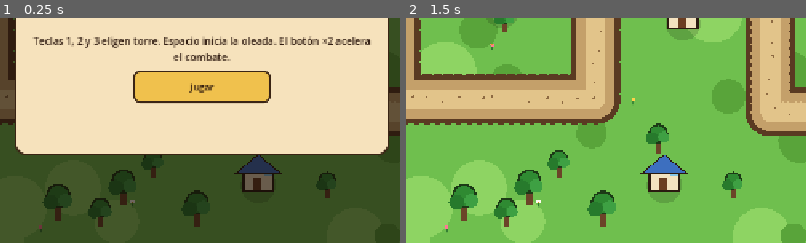
Above: before the commit, frames 1-2 (left to right).
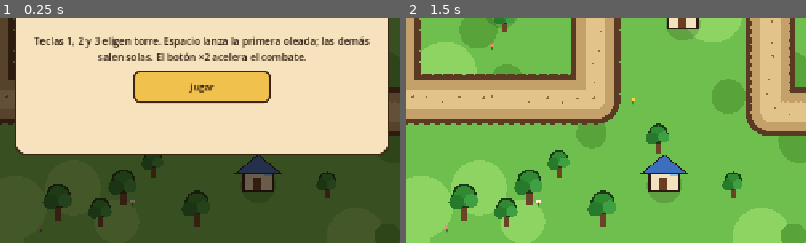
Above: after the commit, the same moments.

Repository: davidquirossoltero-commits/humanos-vs-goblins
Game: Godot game, scene res://scenes/main.tscn
The game is run twice, just before and just after one commit, with the same random seed, the same clock (stepped at 60 frames per second) and the same inputs.
Inputs:
- Up to frame 1 (0.25 s): no input
- Up to frame 2 (1.5 s): click "Jugar" at 0.5 s; click "Iniciar oleada" at 1.25 s
The pictures show only the part of the screen within x 25-75%, y 50-100%; the shares and areas given below are measured in that part.

The runs differ from the first frame. In frame 1, 2.8% of the frame differs, in the area x 8-93%, y 8-20%; in frame 2, nothing differs.

Commit message:
Hace que el sonido suene y que las oleadas se encadenen.
El audio pasa a un generador que el navegador sí reproduce, y cada oleada siguiente arranca sola a los cuatro segundos.

Co-authored-by: david.quiros.soltero <david.quiros.soltero@gmail.com>

Diff:
--- a/scripts/game_world.gd
+++ b/scripts/game_world.gd
@@ -38,6 +38,9 @@
 var toast_until := 0
 var banner_text := ""
 var banner_until := 0
+var auto_next_at := -1.0
+
+const WAVE_BREATHER := 4.0
 
 var _next := 1
 var _pending_dead: Array = []
@@ -106,6 +109,7 @@
 	selected_id = -1
 	toast_text = ""
 	banner_text = ""
+	auto_next_at = -1.0
 	_pending_dead.clear()
 	_pending_spawns.clear()
 	sfx.unlock()
@@ -240,6 +244,7 @@
 	spawn_i = 0
 	wave_time = 0.0
 	phase = "combat"
+	auto_next_at = -1.0
 	banner_text = ""
 	sfx.play("wave")
 	changed.emit()
@@ -266,7 +271,16 @@
 	if index < 0 or index >= catalog.waves.size():
 		return ""
 	var prefix := "En curso: " if phase == "combat" else "Siguiente: "
+	var wait := seconds_until_next()
+	if wait >= 0:
+		prefix = "Siguiente en %d s: " % wait
 	return prefix + WaveLogic.describe(catalog.waves[index], catalog.enemies)
+
+
+func seconds_until_next() -> int:
+	if phase != "ready" or auto_next_at < 0.0:
+		return -1
+	return maxi(int(ceil(auto_next_at - now)), 0)
 
 
 func current_toast() -> String:
@@ -309,6 +323,8 @@
 
 func _tick(dt: float) -> void:
 	now += dt
+	if phase == "ready" and auto_next_at >= 0.0 and now >= auto_next_at:
+		start_wave()
 	if phase == "combat":
 		_spawn_due()
 		wave_time += dt
@@ -553,8 +569,9 @@
 		sfx.play("win")
 	else:
 		phase = "ready"
-		banner_text = "Oleada %d superada. +%d de oro." % [wave_number, bonus]
-		banner_until = Time.get_ticks_msec() + 2400
+		auto_next_at = now + WAVE_BREATHER
+		banner_text = "Oleada %d superada. +%d de oro. La siguiente sale sola." % [wave_number, bonus]
+		banner_until = Time.get_ticks_msec() + 3200
 		sfx.play("wave")
 		changed.emit()
 
--- a/scripts/hud.gd
+++ b/scripts/hud.gd
@@ -73,8 +73,16 @@
 	lives_label.add_theme_color_override("font_color", Color("ffb0a4") if world.lives <= 10 else Color("ffe7b8"))
 	wave_label.text = world.wave_label()
 	preview_label.text = world.preview_text()
-	start_button.disabled = world.phase != "ready"
-	start_button.text = "Oleada en curso" if world.phase == "combat" else "Iniciar oleada"
+	var wait := world.seconds_until_next()
+	if world.phase == "combat":
+		start_button.disabled = true
+		start_button.text = "Oleada en curso"
+	elif wait >= 0:
+		start_button.disabled = false
+		start_button.text = "Adelantar (%d s)" % wait
+	else:
+		start_button.disabled = world.phase != "ready"
+		start_button.text = "Iniciar oleada"
 	speed_button.text = "×%d" % world.speed
 	sound_button.text = "Sonido" if world.sfx.enabled else "Mudo"
 	cancel_button.visible = world.placing != ""
@@ -297,7 +305,7 @@
 		return "La aldea está a salvo. Los goblins huyeron al bosque.\nVidas restantes: %d · Oro: %d" % [world.lives, world.gold]
 	if world.phase == "lost":
 		return "Los goblins derribaron la puerta. La aldea ha caído.\nCaíste en la oleada %d." % maxi(world.wave_number, 1)
-	return "Los goblins marchan hacia la puerta del castillo. Elige una torre, toca el prado y resiste 10 oleadas.\n\nTeclas 1, 2 y 3 eligen torre. Espacio inicia la oleada. El botón ×2 acelera el combate."
+	return "Los goblins marchan hacia la puerta del castillo. Elige una torre, toca el prado y resiste 10 oleadas.\n\nTeclas 1, 2 y 3 eligen torre. Espacio lanza la primera oleada; las demás salen solas. El botón ×2 acelera el combate."
 
 
 func _on_overlay_button() -> void:
--- a/scripts/sfx.gd
+++ b/scripts/sfx.gd
@@ -1,49 +1,112 @@
 class_name SfxBank
 extends Node
 
+## Mezcla los efectos en un generador de audio. En la web, los WAV creados
+## en código no suenan; este camino sí, y se reanuda con el primer clic.
+
 var enabled := true
-var _players: Array[AudioStreamPlayer] = []
-var _streams: Dictionary = {}
-var _cursor := 0
+var _player: AudioStreamPlayer
+var _playback: AudioStreamGeneratorPlayback
+var _voices: Array = []
+var _rate := 22050.0
+var _rng := RandomNumberGenerator.new()
 
 
 func _ready() -> void:
 	if DisplayServer.get_name() == "headless":
 		enabled = false
+		set_process(false)
 		return
-	_streams = {
-		"arrow": _tone(740.0, 0.06, 0),
-		"orb": _sweep(380.0, 820.0, 0.16),
-		"shell": _noise(0.16),
-		"pop": _tone(220.0, 0.07, 2),
-		"leak": _sweep(180.0, 70.0, 0.2),
-		"buy": _tone(520.0, 0.05, 0),
-		"error": _sweep(200.0, 90.0, 0.12),
-		"wave": _tone(330.0, 0.1, 0),
-		"win": _melody([523.0, 659.0, 784.0, 1046.0], 0.14),
-		"lose": _melody([392.0, 330.0, 262.0, 196.0], 0.16),
-		"silent": _tone(40.0, 0.02, 2),
-	}
-	for _i in 10:
-		var player := AudioStreamPlayer.new()
-		add_child(player)
-		_players.append(player)
+	var generator := AudioStreamGenerator.new()
+	generator.mix_rate = _rate
+	generator.buffer_length = 0.25
+	_player = AudioStreamPlayer.new()
+	_player.stream = generator
+	_player.volume_db = 0.0
+	add_child(_player)
+	_rng.seed = 17
+
+
+func _process(_delta: float) -> void:
+	if not enabled:
+		return
+	_ensure_playing()
+	if _playback == null:
+		return
+	var available := _playback.get_frames_available()
+	var count := mini(available, 2048)
+	for _i in count:
+		var sample := 0.0
+		var alive: Array = []
+		for voice in _voices:
+			var age := float(voice.age)
+			var dur := float(voice.dur)
+			age += 1.0 / _rate
+			voice.age = age
+			if age >= dur:
+				continue
+			alive.append(voice)
+			if age < 0.0:
+				continue
+			var sounded := age
+			var t := sounded / dur
+			var env := 1.0 - t
+			if age < 0.006:
+				env *= age / 0.006
+			var freq := lerpf(float(voice.freq), float(voice.freq_to), t)
+			var shaped := 0.0
+			if int(voice.shape) == 1:
+				shaped = _rng.randf_range(-1.0, 1.0)
+			else:
+				voice.phase = float(voice.phase) + TAU * freq / _rate
+				var sine := sin(float(voice.phase))
+				shaped = (1.0 if sine >= 0.0 else -1.0) if int(voice.shape) == 0 else sine
+			sample += shaped * env * float(voice.amp)
+		_voices = alive
+		sample = clampf(sample, -1.0, 1.0)
+		_playback.push_frame(Vector2(sample, sample))
 
 
 func unlock() -> void:
-	play("silent")
+	_resume_web_audio()
+	_ensure_playing()
+	_add(660.0, 740.0, 0.09, 0.42, 2, 0.0)
 
 
 func play(kind: String) -> void:
-	if not enabled or _players.is_empty():
+	if not enabled:
 		return
-	var stream: AudioStream = _streams.get(kind)
-	if stream == null:
-		return
-	var player := _players[_cursor % _players.size()]
-	_cursor += 1
-	player.stream = stream
-	player.play()
+	_ensure_playing()
+	match kind:
+		"arrow":
+			_add(920.0, 420.0, 0.07, 0.38, 0, 0.0)
+		"orb":
+			_add(380.0, 980.0, 0.2, 0.46, 2, 0.0)
+		"shell":
+			_add(140.0, 70.0, 0.22, 0.62, 1, 0.0)
+		"pop":
+			_add(640.0, 180.0, 0.09, 0.4, 2, 0.0)
+		"leak":
+			_add(220.0, 70.0, 0.24, 0.5, 0, 0.0)
+		"buy":
+			_add(520.0, 780.0, 0.07, 0.36, 0, 0.0)
+		"error":
+			_add(240.0, 90.0, 0.16, 0.42, 0, 0.0)
+		"wave":
+			_add(392.0, 392.0, 0.12, 0.4, 2, 0.0)
+			_add(523.0, 523.0, 0.16, 0.4, 2, 0.1)
+		"win":
+			_add(523.0, 523.0, 0.16, 0.42, 2, 0.0)
+			_add(659.0, 659.0, 0.16, 0.42, 2, 0.14)
+			_add(784.0, 784.0, 0.16, 0.42, 2, 0.28)
+			_add(1046.0, 1046.0, 0.28, 0.46, 2, 0.42)
+		"lose":
+			_add(392.0, 330.0, 0.18, 0.42, 2, 0.0)
+			_add(262.0, 196.0, 0.32, 0.42, 2, 0.16)
+		"silent":
+			pass
+		_:
+			_add(440.0, 440.0, 0.08, 0.35, 2, 0.0)
 
 
 func shoot(kind: String) -> void:
@@ -56,86 +119,40 @@
 			play("arrow")
 
 
-func _make(frames: PackedByteArray, rate: int = 22050) -> AudioStreamWAV:
-	var stream := AudioStreamWAV.new()
-	stream.format = AudioStreamWAV.FORMAT_16_BITS
-	stream.mix_rate = rate
-	stream.stereo = false
-	stream.data = frames
-	return stream
+func _ensure_playing() -> void:
+	if _player == null:
+		return
+	if not _player.playing:
+		_player.play()
+	if _playback == null:
+		_playback = _player.get_stream_playback() as AudioStreamGeneratorPlayback
 
 
-func _pack(samples: PackedFloat32Array) -> PackedByteArray:
-	var data := PackedByteArray()
-	data.resize(samples.size() * 2)
-	for i in samples.size():
-		var sample := int(clampf(samples[i], -1.0, 1.0) * 32767.0)
-		data[i * 2] = sample & 255
-		data[i * 2 + 1] = (sample >> 8) & 255
-	return data
+func _resume_web_audio() -> void:
+	if not OS.has_feature("web"):
+		return
+	JavaScriptBridge.eval("""
+		try {
+			if (typeof GodotAudio !== 'undefined' && GodotAudio.ctx && GodotAudio.ctx.state !== 'running') {
+				GodotAudio.ctx.resume();
+			}
+		} catch (e) {}
+	""", true)
+	var master := AudioServer.get_bus_index("Master")
+	if master >= 0:
+		AudioServer.set_bus_mute(master, false)
+		AudioServer.set_bus_volume_db(master, 0.0)
 
 
-func _tone(freq: float, dur: float, wave: int) -> AudioStreamWAV:
-	var rate := 22050
-	var n := maxi(int(float(rate) * dur), 1)
-	var samples := PackedFloat32Array()
-	samples.resize(n)
-	var phase := 0.0
-	var step := TAU * freq / float(rate)
-	for i in n:
-		var env := 1.0 - float(i) / float(n)
-		var s := sin(phase)
-		if wave == 0:
-			s = 1.0 if sin(phase) >= 0.0 else -1.0
-		elif wave == 1:
-			s = fposmod(phase / TAU, 1.0) * 2.0 - 1.0
-		samples[i] = s * env * 0.18
-		phase += step
-	return _make(_pack(samples), rate)
-
-
-func _sweep(freq_a: float, freq_b: float, dur: float) -> AudioStreamWAV:
-	var rate := 22050
-	var n := maxi(int(float(rate) * dur), 1)
-	var samples := PackedFloat32Array()
-	samples.resize(n)
-	var phase := 0.0
-	for i in n:
-		var t := float(i) / float(n)
-		var freq := lerpf(freq_a, freq_b, t)
-		phase += TAU * freq / float(rate)
-		var env := 1.0 - t
-		samples[i] = sin(phase) * env * 0.2
-	return _make(_pack(samples), rate)
-
-
-func _noise(dur: float) -> AudioStreamWAV:
-	var rate := 22050
-	var n := maxi(int(float(rate) * dur), 1)
-	var rng := RandomNumberGenerator.new()
-	rng.seed = 11
-	var samples := PackedFloat32Array()
-	samples.resize(n)
-	var acc := 0.0
-	for i in n:
-		var t := float(i) / float(n)
-		acc = lerpf(acc, rng.randf_range(-1.0, 1.0), 0.35)
-		samples[i] = acc * (1.0 - t) * 0.45
-	return _make(_pack(samples), rate)
-
-
-func _melody(notes: Array, note_dur: float) -> AudioStreamWAV:
-	var rate := 22050
-	var per := maxi(int(float(rate) * note_dur), 1)
-	var samples := PackedFloat32Array()
-	samples.resize(per * notes.size())
-	var index := 0
-	for freq in notes:
-		var phase := 0.0
-		var step := TAU * float(freq) / float(rate)
-		for i in per:
-			var env := 1.0 - float(i) / float(per)
-			samples[index] = sin(phase) * env * 0.2
-			phase += step
-			index += 1
-	return _make(_pack(samples), rate)
+func _add(freq: float, freq_to: float, dur: float, amp: float, shape: int, delay: float) -> void:
+	if _voices.size() > 14:
+		_voices.pop_front()
+	_voices.append({
+		"freq": freq,
+		"freq_to": freq_to,
+		"dur": dur + delay,
+		"amp": amp,
+		"shape": shape,
+		"phase": 0.0,
+		"age": -delay,
+	})
--- a/tests/run_tests.gd
+++ b/tests/run_tests.gd
@@ -187,6 +187,14 @@
 		main.world.advance(0.1)
 		guard += 1
 	check(not main.world.enemies.is_empty(), "salen goblins al empezar la oleada")
+	var guard_clear := 0
+	while main.world.phase == "combat" and guard_clear < 500:
+		main.world.advance(0.2)
+		guard_clear += 1
+	check(main.world.phase == "ready", "la primera oleada termina y deja un respiro")
+	check(main.world.seconds_until_next() > 0, "la cuenta atrás de la siguiente oleada está activa")
+	main.world.advance(5.0)
+	check(main.world.phase == "combat" and main.world.wave_number == 2, "la oleada 2 empieza sola")
 	main.queue_free()
 
 	var match_scene := packed.instantiate()
